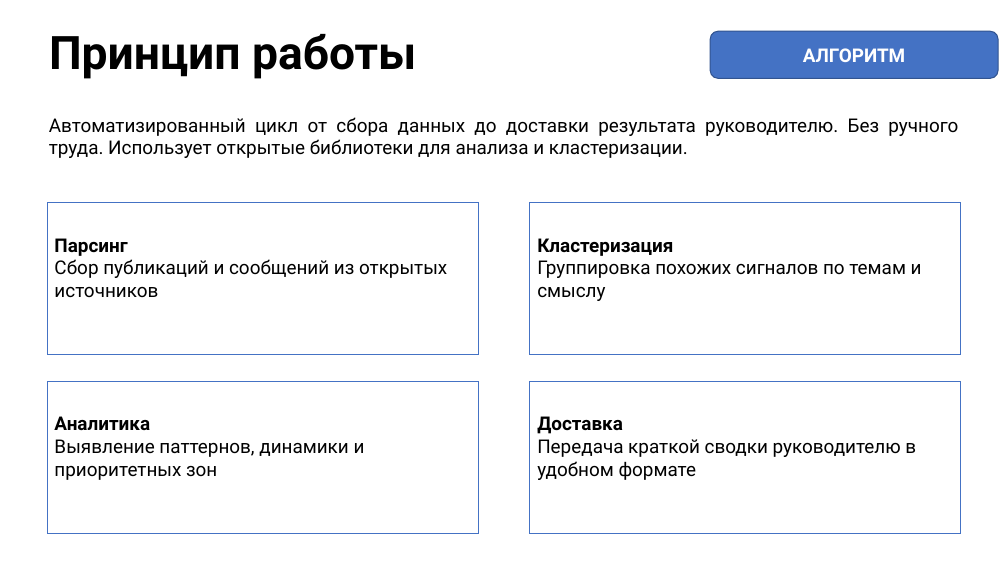
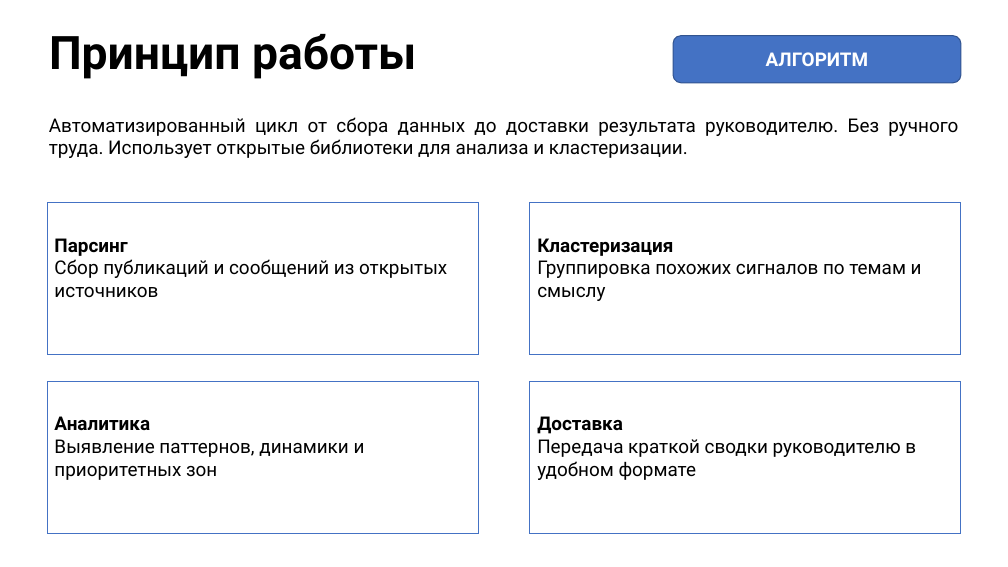
Before and after one commit to KochetkovAlEX/umirhack2026, a slide deck: slide 3 of UMIRHack Blumenkohl.pptx. Drawn at 1008x567 pixels with LibreOffice and Linux fonts; fonts in the diff are those of the drawing. Boxes give left, top, right and bottom in pixels: in the first picture for what was removed or moved away, otherwise in the second. Text is boxed around its words. In the diff, an @@ line names an element or a change of style, - is before the commit and + after.

```diff
--- a/UMIRHack Blumenkohl.pptx
+++ b/UMIRHack Blumenkohl.pptx
@@ rounded rectangle "АЛГОРИТМ": place and size @@
-rounded rectangle "АЛГОРИТМ" at <box>710,31,998,78</box>
+rounded rectangle "АЛГОРИТМ" at <box>673,36,961,82</box>
```
Also in this commit, not shown: 1 slide added, 4 other files.
